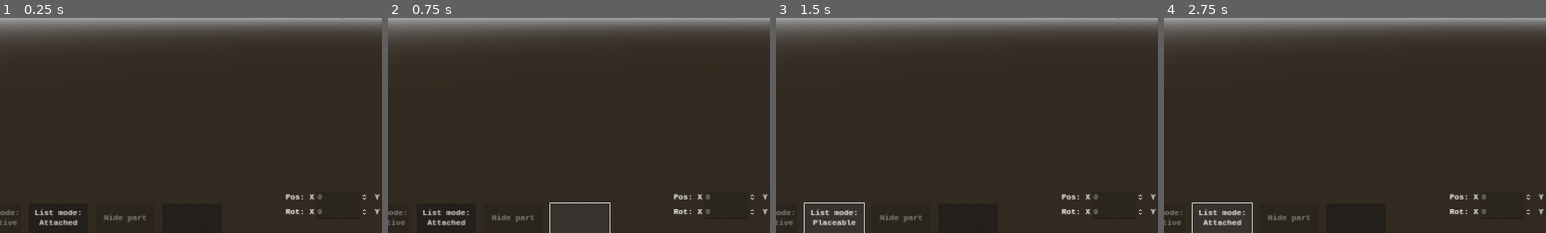
Above: before the commit, frames 1-4 (left to right).
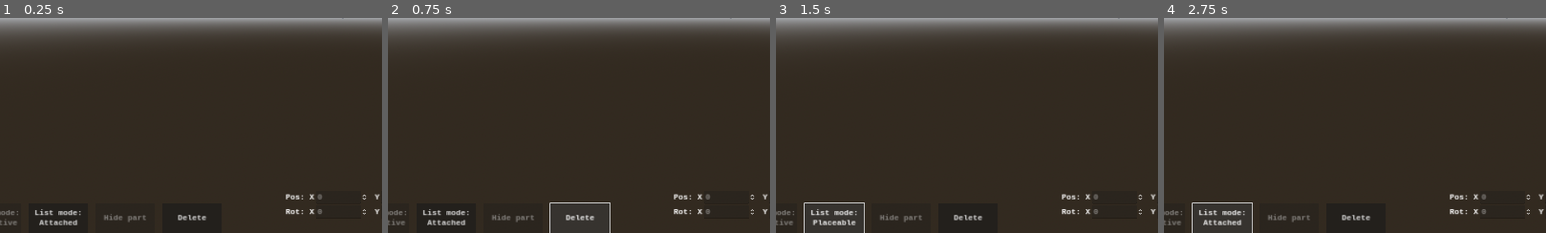
Above: after the commit, the same moments.

Repository: MassiveBattlebotsFan/OpenRobotCombatSim
Game: Godot game, scene res://Editor_UI.tscn
Two runs of this game, one before a commit and one after it. Both use one fixed random seed, a clock stepped at 60 frames per second and the inputs below.
Inputs (mouse positions are % of the whole screen's width and height, from its top left):
- Up to frame 1 (0.25 s): no input
- Up to frame 2 (0.75 s): click (30, 97) at 0.52 s
- Up to frame 3 (1.5 s): click "List mode: Attached" at 1.25 s
- Up to frame 4 (2.75 s): click "List mode: Placeable" at 2 s
The pictures show only the part of the screen within x 5-55%, y 50-100%; the shares and areas given below are measured in that part.

The runs differ from the first frame. In frame 1, 0.1% of the frame differs, in the area x 46-54%, y 91-95%; in frame 2, 0.1%; in frame 3, 0.1%; in frame 4, 0.1%.

Commit message:
SPEEEEEEEEEEEEEEEEN

Diff:
--- a/CombatBaseController.gd
+++ b/CombatBaseController.gd
@@ -101,4 +101,4 @@
 
 
 func _on_run_button_pressed():
-	RobotConstruction.Origin.freeze = false
+	pass
--- a/CombatConstructionController.gd
+++ b/CombatConstructionController.gd
@@ -22,22 +22,21 @@
 # Called every frame. 'delta' is the elapsed time since the previous frame.
 func _process(_delta):
 	pass
+	#for origin in get_children():
+	#	print("\n", origin, ", ", origin.global_position)
 
-func construct_rigidbody_axle(part):
+func construct_rigidbody_axle(part, part_name, parent_name):
 	var new_rigidbody = RigidBody3D.new()
-	var new_hinge = HingeJoint3D.new()
-	part.parents.push_back(new_rigidbody)
-	new_rigidbody.add_child(part)
+	var new_mesh = MeshInstance3D.new()
+	#var new_coll_mesh = ConcavePolygonShape3D.new()
+	new_rigidbody.name = part_name
+	new_mesh.name = "VisMesh3D"
+	new_mesh.mesh = part
+	new_mesh.mesh.surface_set_material(0, part_generic_material)
+	new_rigidbody.add_child(new_mesh)
 	new_rigidbody.set_script(part_script)
-	new_rigidbody.part_name = part.name
+	new_rigidbody.part_name = part_name
 	new_rigidbody.properties["is_combat"] = true
-	new_hinge.name = "AxleHinge"
-	new_hinge.node_a = part
-	new_hinge.node_b = null
-	new_hinge.set_param(HingeJoint3D.PARAM_MOTOR_TARGET_VELOCITY, 60)
-	new_hinge.set_param(HingeJoint3D.PARAM_LIMIT_RELAXATION, 2)
-	new_hinge.set_flag(HingeJoint3D.FLAG_ENABLE_MOTOR, true)
-	new_rigidbody.add_child(new_hinge)
 	return new_rigidbody
 
 func construct_part(mesh, mesh_name, part_title):
@@ -62,8 +61,9 @@
 		var axle = get_parent().constructed_motors[mesh_name]["meshes"].filter(func(arr): return arr[0] == axle_name)[0][1]
 		new_part.properties["scalable"] = false
 		new_part.properties["is_motor"] = true
-		new_part.properties["axle"] = construct_rigidbody_axle(construct_part([axle, axle.get_faces()], axle_name, part_title))
+		new_part.properties["axle"] = construct_rigidbody_axle(axle, axle_name, part_title)
 		new_part.properties["axle"].parents.push_back(new_part)
+		new_part.children.push_back(new_part.properties["axle"])
 	return new_part
 
 func _on_camera_position_controller_part_placed(hover_target):
@@ -136,14 +136,12 @@
 	return initialized_parts
 
 func reconstruct_from_csv(data):
-	var origins = [[null, Origin]]
+	var origins = []
 	var current_origin = Origin
 	current_origin.propagate_part_deletion()
 	update_children()
 	var initialized_parts = initialize_parts_from_csv(data)
 	for part in initialized_parts:
-		if part["part"].properties["is_motor"]:
-			part["part"].children.push_back(part["part"].properties["axle"])
 		for parent in part["parents"]:
 			print(parent)
 			part["part"].parents.push_back(initialized_parts.filter(func(dict): return dict["part"].name == parent)[0]["part"])
@@ -153,24 +151,44 @@
 				part["part"].properties["axle"].children.push_back(initialized_parts.filter(func(dict): return dict["part"].name == child)[0]["part"])
 			else:
 				part["part"].children.push_back(initialized_parts.filter(func(dict): return dict["part"].name == child)[0]["part"])
-		if part["part"].properties["is_motor"]:
-			origins.push_back([part, part["part"].properties["axle"]])
+		if part["part"].properties["is_motor"] or part["part"] == Origin:
+			origins.push_back(part)
 		#part["part"].hide()
 		#part["part"].show()
-	Origin.assign_groups_recursive(0, origins)
+	var origins_just_parts = []
 	for origin in origins:
-		if origin[1] == Origin:
+		origins_just_parts.push_back(origin["part"])
+		if origin["part"] == Origin:
 			continue
-		origin[1].get_child("AxleHinge").node_b = origin[0]["part"].get_parent()
-		origin[1].get_child("AxleHinge").global_position = origin[0]["pos"]
-		origin[1].get_child("AxleHinge").global_rotation = origin[0]["rot"]
-		add_child(origin[1])
+		add_child(origin["part"].properties["axle"])
+		var new_hinge = HingeJoint3D.new()
+		print("origin_axle_properties: ", origin["part"].properties["axle"].get_path())
+		print("origin_parent: ", origin["part"].get_distant_parent().get_path())
+		origin["part"].get_distant_parent().add_child(new_hinge)
+		origin["part"].properties["axle"].global_position = origin["pos"]
+		origin["part"].properties["axle"].global_rotation = origin["rot"]
+		origin["part"].properties["axle"].freeze = true
+		print(Vector3(0,0,0.2).rotated(Vector3(1,0,0), origin["rot"].x).rotated(Vector3(0,1,0), origin["rot"].y).rotated(Vector3(0,0,1), origin["rot"].z))
+		new_hinge.global_position = origin["pos"] #- Vector3(0,0,0.2).rotated(Vector3(1,0,0), origin["rot"].x).rotated(Vector3(0,1,0), origin["rot"].y).rotated(Vector3(0,0,1), origin["rot"].z)
+		new_hinge.global_rotation = origin["rot"]
+		print(new_hinge.global_position)
+		new_hinge.node_a = origin["part"].get_distant_parent().get_path()
+		new_hinge.node_b = origin["part"].properties["axle"].get_path()
+		new_hinge.set_param(HingeJoint3D.PARAM_MOTOR_TARGET_VELOCITY, 2)
+		#new_hinge.set_param(HingeJoint3D.PARAM_LIMIT_RELAXATION, 2)
+		new_hinge.exclude_nodes_from_collision = true
+		new_hinge.set_flag(HingeJoint3D.FLAG_ENABLE_MOTOR, true)
+	Origin.properties["axle"] = Origin
+	Origin.assign_groups_recursive(0, origins_just_parts)
 	for part in initialized_parts:
 		if not part["part"] in origins:
-			origins[part["part"].properties["group"]][1].add_child(part["part"])
-		part["part"].update_position(part["pos"])
+			print("attached ", part["part"], " to ", origins_just_parts[part["part"].properties["group"]].properties["axle"])
+			origins_just_parts[part["part"].properties["group"]].properties["axle"].add_child(part["part"])
+		part["part"].update_position(part["pos"], false)
 		part["part"].update_rotation(part["rot"], false)
 		part["part"].update_scale(part["scl"])
 	update_children()
-	for child in Origin.get_children():
-		print(child, ", ", child.properties["group"])
+	for origin in origins_just_parts:
+		print("\n", origin.properties["axle"], "\n")
+		for child in origin.properties["axle"].get_children():
+			print(child)
--- a/Editor_UI.tscn
+++ b/Editor_UI.tscn
@@ -111,10 +111,11 @@
 custom_minimum_size = Vector2(10, 0)
 layout_mode = 2
 
-[node name="Button4" type="Button" parent="VFlowContainer2"]
+[node name="Delete" type="Button" parent="VFlowContainer2"]
 custom_minimum_size = Vector2(150, 75)
 layout_mode = 2
 theme = ExtResource("3_ryxxo")
+text = "Delete"
 
 [node name="PartListsContainer" type="HFlowContainer" parent="."]
 layout_mode = 1
@@ -454,6 +455,7 @@
 [connection signal="update_camera_mode" from="VFlowContainer2/CameraMode" to="SubViewportContainer/SubViewport/RobotEditorBase" method="_on_camera_mode_update_camera_mode"]
 [connection signal="cycle_parts_list" from="VFlowContainer2/PartListMode" to="." method="_on_part_list_mode_cycle_parts_list"]
 [connection signal="cycle_parts_list" from="VFlowContainer2/PartListMode" to="PartListsContainer" method="_on_part_list_mode_cycle_parts_list"]
+[connection signal="pressed" from="VFlowContainer2/Delete" to="." method="_on_delete_pressed"]
 [connection signal="placeable_part_cleared" from="PartListsContainer" to="SubViewportContainer/SubViewport/RobotEditorBase" method="_on_part_lists_container_placeable_part_cleared"]
 [connection signal="placeable_part_selected" from="PartListsContainer" to="SubViewportContainer/SubViewport/RobotEditorBase" method="_on_part_lists_container_placeable_part_selected"]
 [connection signal="item_selected" from="PartListsContainer/AttachedPartList" to="." method="_on_attached_part_list_item_selected"]
--- a/RobotEditorBaseController.gd
+++ b/RobotEditorBaseController.gd
@@ -203,4 +203,6 @@
 	RobotConstruction.reconstruct_from_csv(load_data)
 
 func _on_run_button_pressed():
-	RobotConstruction.Origin.freeze = false
+	print(RobotConstruction.get_children())
+	for origin in RobotConstruction.get_children():
+		origin.freeze = false
--- a/RobotPartController.gd
+++ b/RobotPartController.gd
@@ -51,9 +51,10 @@
 	else:
 		return false
 
-func update_position(updated_pos : Vector3):
+func update_position(updated_pos : Vector3, recursive = true):
 	update_position_recursive(updated_pos)
-	update_local_recursive()
+	if recursive:
+		update_local_recursive()
 
 func update_position_recursive(updated_pos : Vector3):
 	var diff = updated_pos - global_position
@@ -120,6 +121,12 @@
 
 func assign_groups_recursive(group_id, origins):
 	properties["group"] = group_id
+	print(self, " id: ", group_id)
 	for child in children:
-		if !child in origins: child.assign_groups_recursive(group_id, origins)
-		else: child.assign_groups_recursive(origins.find(child), origins)
+		if !self in origins: child.assign_groups_recursive(group_id, origins)
+		else: child.assign_groups_recursive(origins.find(self), origins)
+
+func get_distant_parent():
+	if len(parents) == 0:
+		return get_node(get_path())
+	return parents[0].get_distant_parent()
--- a/UIController.gd
+++ b/UIController.gd
@@ -28,19 +28,6 @@
 	pass # Replace with function body.
 
 
-# Called every frame. 'delta' is the elapsed time since the previous frame.
-func _input(event):
-	if event is InputEventKey and event.is_action_pressed("ui_graph_delete") and selected_node != null and PartListsContainer.active_part_list == CustomDatatypes.PartLists.PLACEABLE_PARTS:
-		print("delete_part")
-		#emit_signal("delete_selected_part", selected_node)
-		if selected_node == Origin:
-			print("Cannot delete Origin!")
-			return
-		if selected_node.prepare_delete():
-			selected_node.free()
-			RobotConstruction.update_children()
-		else:
-			printerr("hover_target failed to prepare for delete, aborting")
 
 func init_selected_item(index):
 	print("idx: ", index)
@@ -200,3 +187,18 @@
 	var idx = part_list.part_list.find(node_reference)
 	part_list.select(idx)
 	init_selected_item(idx)
+
+
+
+func _on_delete_pressed():
+	if selected_node != null:
+		print("delete_part")
+		#emit_signal("delete_selected_part", selected_node)
+		if selected_node == Origin:
+			print("Cannot delete Origin!")
+			return
+			selected_node.free()
+		if selected_node.prepare_delete():
+			RobotConstruction.update_children()
+		else:
+			printerr("hover_target failed to prepare for delete, aborting")
